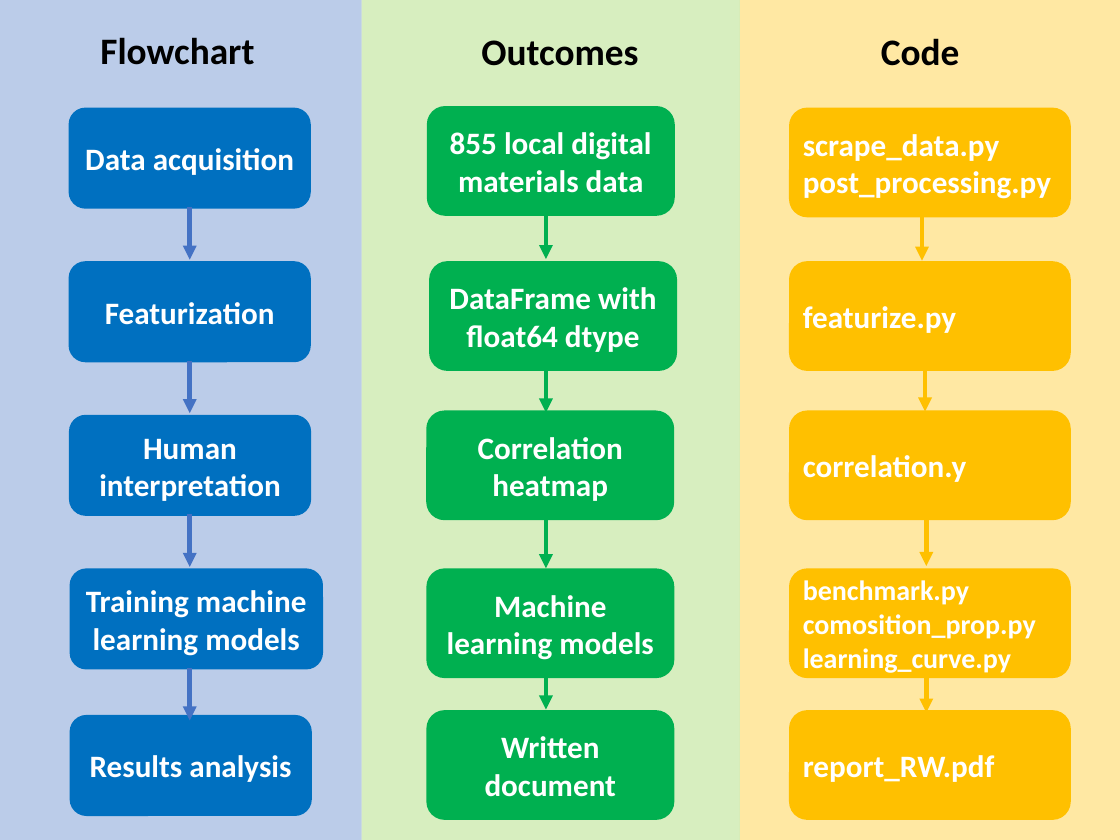
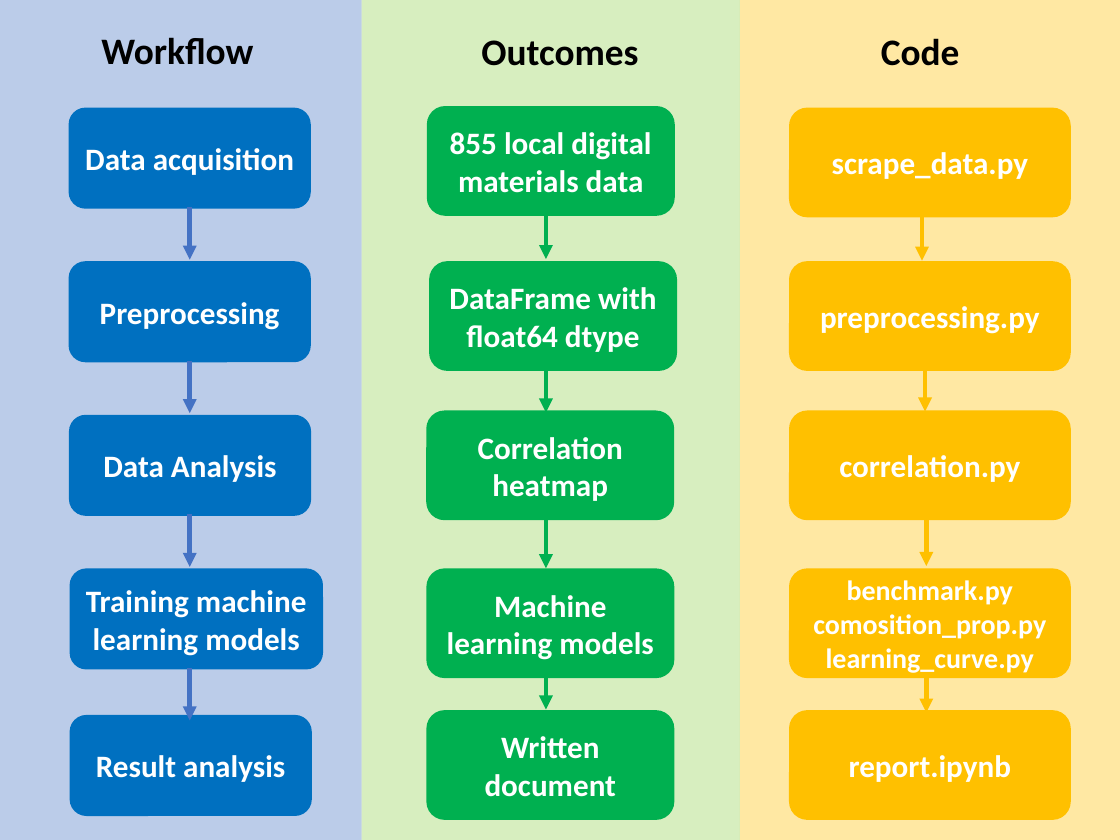
Before and after one commit to raymond-yiqunwang/DATA_SCI423_proj, a slide deck: slide 1 of paper/figures/flowchart.pptx. Drawn at 1120x840 pixels with LibreOffice and Linux fonts; fonts in the diff are those of the drawing. Boxes give left, top, right and bottom in pixels: in the first picture for what was removed or moved away, otherwise in the second. Text is boxed around its words. In the diff, an @@ line names an element or a change of style, - is before the commit and + after.

Commit message:
report

```diff
--- a/paper/figures/flowchart.pptx
+++ b/paper/figures/flowchart.pptx
@@ text at [101, 37, 253, 65]: text changed @@
-Flowchart
+Workflow
@@ rounded rectangle "scrape_data.py" at [790, 108, 1072, 217]: alignment left to centre @@
@@ text in rounded rectangle at [803, 171, 1051, 199]: paragraph removed @@
-post_processing.py
@@ text in rounded rectangle at [100, 302, 280, 330]: text changed @@
-Featurization
+Preprocessing
@@ text in rounded rectangle at [820, 306, 1040, 334]: text changed @@
-featurize.py
+preprocessing.py
@@ text in rounded rectangle at [103, 455, 277, 482]: text changed @@
-Human interpretation
+Data Analysis
@@ text in rounded rectangle at [839, 455, 1020, 482]: text changed @@
-correlation.y
+correlation.py
@@ rounded rectangle "benchmark.py" at [790, 568, 1072, 678]: alignment left to centre @@
@@ text in rounded rectangle at [96, 755, 285, 782]: text changed @@
-Results analysis
+Result analysis
@@ text in rounded rectangle at [849, 755, 1011, 782]: text changed @@
-report_RW.pdf
+report.ipynb
```
Also in this commit, not shown: 3 other files.
